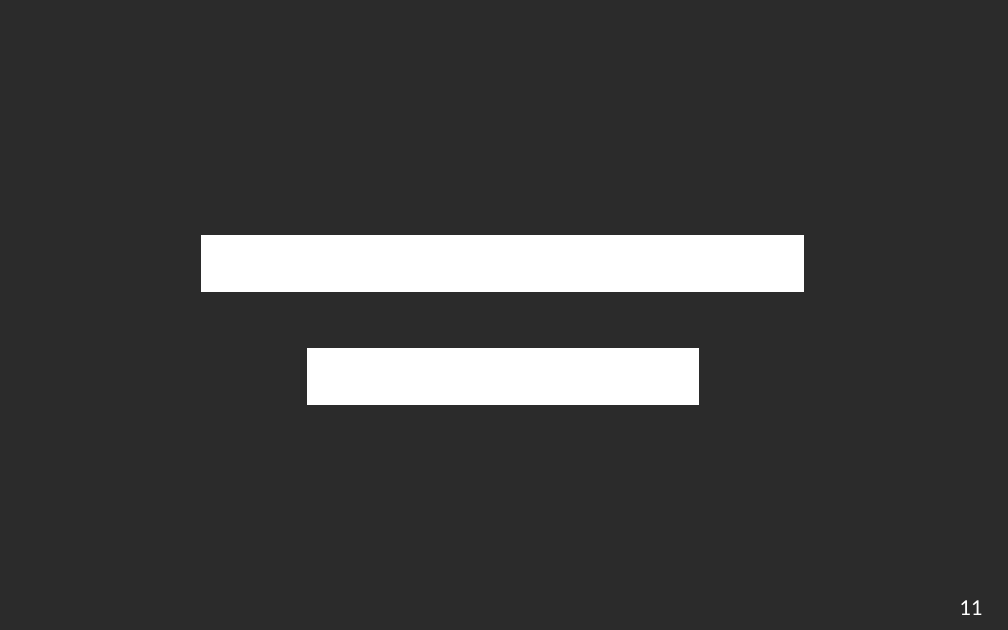
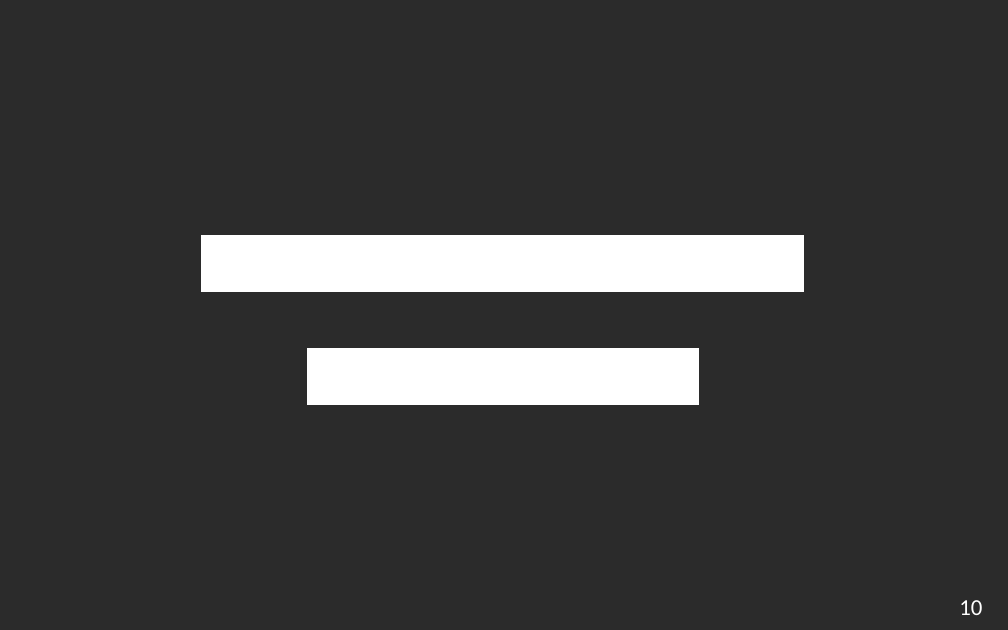
Before and after one commit to edri/EasyGoing, a slide deck: slide 11 of doc/other/presentation_finale/presentation_finale.odp (slide 10 before the commit). Drawn at 1008x630 pixels with LibreOffice and Linux fonts; fonts in the diff are those of the drawing; background and template pictures are left out; a plain dark background stands for a picture behind light text. Boxes give left, top, right and bottom in pixels: in the first picture for what was removed or moved away, otherwise in the second. Text is boxed around its words. In the diff, an @@ line names an element or a change of style, - is before the commit and + after.

```diff
--- a/doc/other/presentation_finale/presentation_finale.odp
+++ b/doc/other/presentation_finale/presentation_finale.odp
@@ text at bbox=[959, 600, 982, 615]: text changed @@
-11
+10
```
Also in this commit, not shown: 8 other slides changed, 1 slide added, 1 other file.
